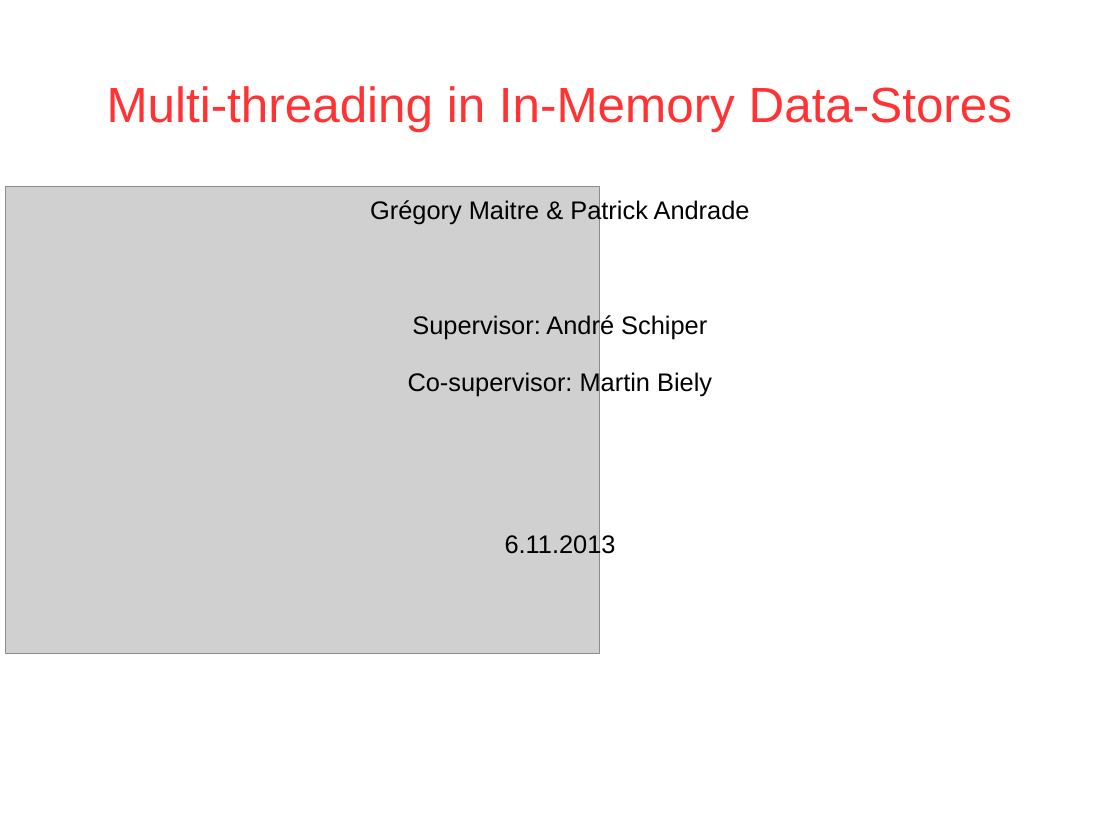
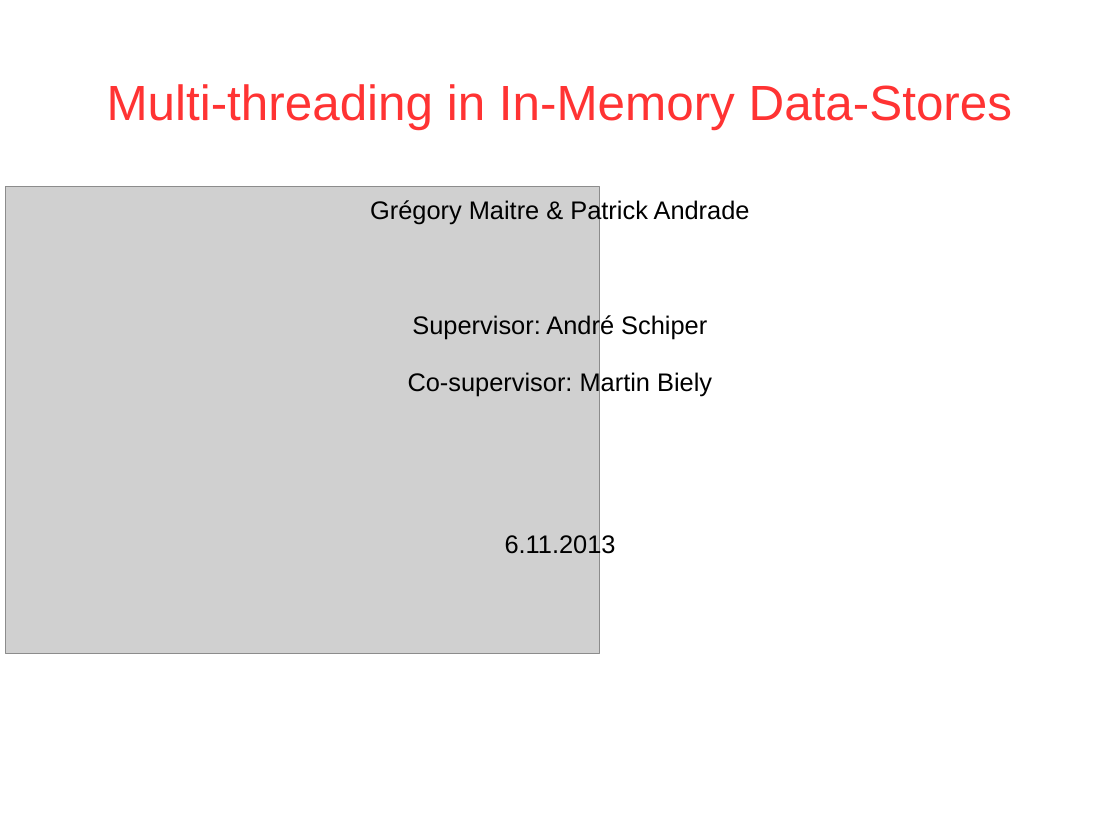
Before and after one commit to PatrickAndrade/top2developers, a slide deck: slide 1 of ProjectMidTermPresentation.ppt. Drawn at 1120x840 pixels with LibreOffice and Linux fonts; fonts in the diff are those of the drawing; grey boxes stand for pictures; background and template pictures are left out. Boxes give left, top, right and bottom in pixels: in the first picture for what was removed or moved away, otherwise in the second. Text is boxed around its words. In the diff, an @@ line names an element or a change of style, - is before the commit and + after.

```diff
--- a/ProjectMidTermPresentation.ppt
+++ b/ProjectMidTermPresentation.ppt
@@ text "Multi-threading in In-Memory Data-Stores" at (x1=107, y1=84, x2=1012, y2=130): line spacing 0.93 to 0.83 @@
```
Also in this commit, not shown: 1 other slide changed.
